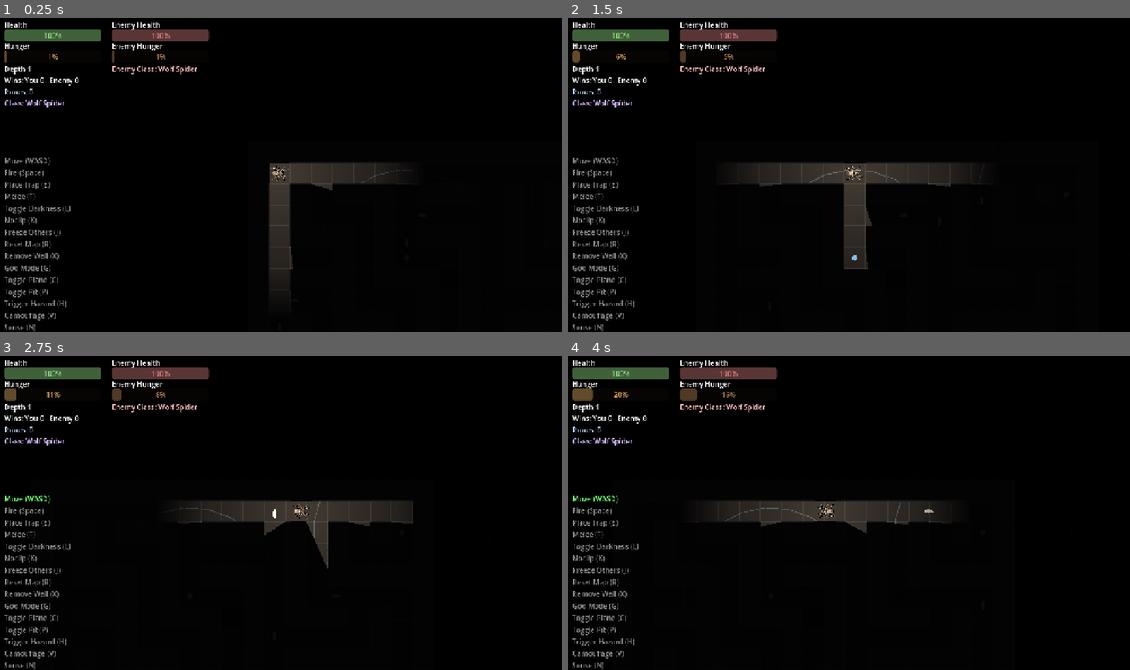
Above: before the commit, frames 1-4 (two rows, left to right).
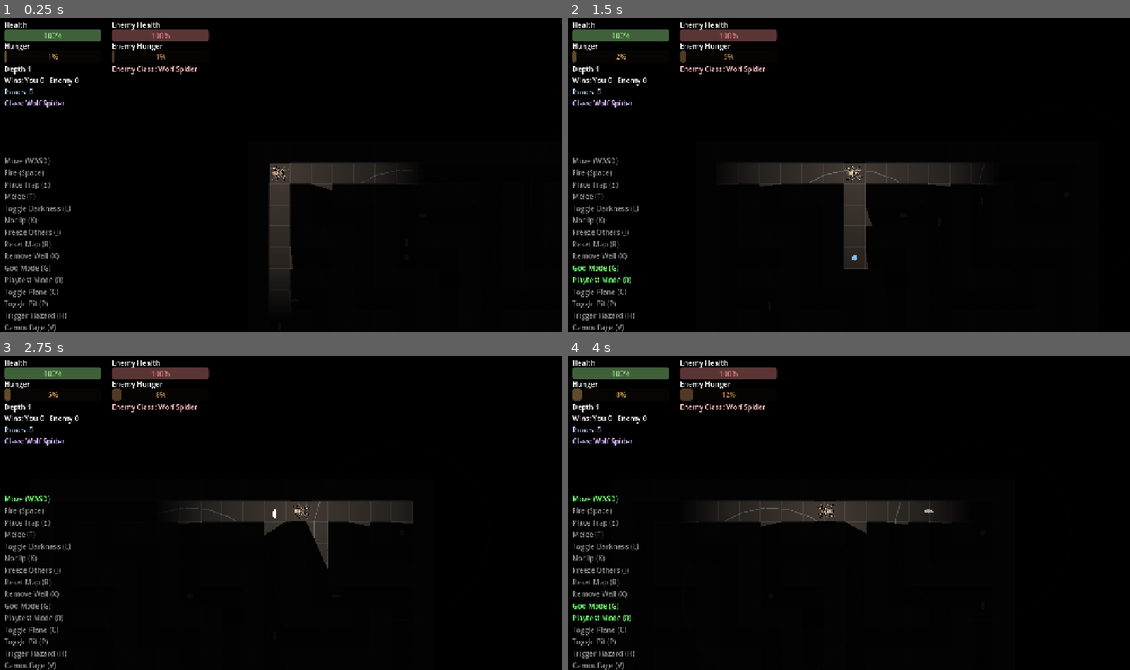
Above: after the commit, the same moments.

Repository: ehix/burrow
Game: Godot game, scene res://world/world.tscn
Same seed, same stepped clock (60 frames per second), same inputs: the game is played once before the commit and once after it.
Inputs (mouse positions are in pixels of both pictures, inside the frame that each line leads up to):
- Up to frame 1 (0.25 s): no input
- Up to frame 2 (1.5 s): tap Enter at 0.5 s; move the mouse to (972, 156) at 0.52 s; hold D (move_right) 0.53-1.25 s; hold 0 (dev_playtest_mode, bound only after the commit) 0.53-1.25 s; tap F (melee) at 0.6 s; click (972, 156) at 0.67 s; drag from (736, 187) to (871, 171) at 1.27 s
- Up to frame 3 (2.75 s): move the mouse to (337, 440) at 2.02 s; hold D (move_right) from 2.03 s (still down); hold 0 (dev_playtest_mode, bound only after the commit) from 2.03 s (still down); tap O (blockade) at 2.1 s
- Up to frame 4 (4 s): release D (move_right) at 2.75 s; release 0 (dev_playtest_mode, bound only after the commit) at 2.75 s; drag from (820, 575) to (961, 594) at 2.77 s; move the mouse to (1017, 560) at 3.52 s; hold A (move_left) from 3.53 s (still down); hold 0 (dev_playtest_mode, bound only after the commit) from 3.53 s (still down); tap V (camouflage) at 3.6 s

The runs differ from the first frame. In frame 1, 0.5% of the frame differs, in the area x 0-12%, y 82-100%; in frame 2, 0.7%; in frame 3, 0.6%; in frame 4, 0.8%, in the area x 0-29%, y 10-100%.

Commit message:
Add Playtest Mode: demobilize the enemy without freezing the rest of the world
A single new dev toggle (key 0) lets a solo feature (e.g. insect/item catch
systems) be tested without dying or being forced into combat: it demobilizes
the enemy's own AI and makes the player invulnerable, while leaving larvae
and hazards live so catch-system testing stays realistic. Enemy defeat and
player death still trigger the normal live depth-advance/permadeath flow.

Co-Authored-By: Claude Sonnet 5 <noreply@anthropic.com>

Diff:
--- a/autoloads/game_state.gd
+++ b/autoloads/game_state.gd
@@ -33,10 +33,26 @@
 ## Dev tool (J): freeze every mover except the player (enemy + larvae stop).
 var freeze_others := false
 
+## Narrower than freeze_others: halts only the enemy's own AI decisions
+## (movement, chasing, attacking, skill use). Larvae and hazards are
+## untouched, so catch-system testing (Playtest Mode, below) sees them
+## behaving exactly as in live play. Set by playtest_mode, below; not bound
+## to its own key.
+var freeze_enemy := false
+
 ## Dev tool (G): freezes the player's health and hunger — no incoming damage,
 ## no starvation drain, no metabolic action cost, no passive hunger growth.
 ## Scoped to the player only (checked via the "player" group), not other spiders.
 var god_mode := false
+
+## Dev tool (0): one-key preset for testing a single feature in isolation —
+## demobilizes the enemy (freeze_enemy) and makes the player invulnerable
+## (god_mode) together, without freezing larvae/hazards like freeze_others
+## does. Enemy defeat / player death still trigger the live depth-advance /
+## permadeath flow as normal; only the enemy's own AI is frozen, not its
+## ability to receive damage. J and G remain independently toggleable on top
+## of this — it's a convenience preset, not a lock.
+var playtest_mode := false
 
 ## Dev tool (Q, in World): which of the four spider classes the player is
 ## currently testing (design §3). Stored as a plain int (SpiderClassData's
--- a/entities/enemy/enemy.gd
+++ b/entities/enemy/enemy.gd
@@ -209,7 +209,7 @@
 func _physics_process(delta: float) -> void:
 	if _dead:
 		return
-	if GameState.freeze_others: # dev freeze toggle (J) halts the enemy
+	if GameState.freeze_others or GameState.freeze_enemy: # dev freeze (J) or playtest mode (0)
 		return
 	if _player == null or not is_instance_valid(_player):
 		_player = get_tree().get_first_node_in_group("player") as Node2D
--- a/project.godot
+++ b/project.godot
@@ -99,6 +99,11 @@
 "events": [Object(InputEventKey,"resource_local_to_scene":false,"resource_name":"","device":-1,"window_id":0,"alt_press …(190 unchanged characters)…
 ]
 }
+dev_playtest_mode={
+"deadzone": 0.5,
+"events": [Object(InputEventKey,"resource_local_to_scene":false,"resource_name":"","device":-1,"window_id":0,"alt_pressed":false,"shift_pressed":false,"ctrl_pressed":false,"meta_pressed":false,"pressed":false,"keycode":0,"physical_keycode":48,"key_label":0,"unicode":0,"location":0,"echo":false,"script":null)
+]
+}
 toggle_plane={
 "deadzone": 0.5,
 "events": [Object(InputEventKey,"resource_local_to_scene":false,"resource_name":"","device":-1,"window_id":0,"alt_press …(190 unchanged characters)…
--- a/tests/test_control_indicators.gd
+++ b/tests/test_control_indicators.gd
@@ -7,6 +7,7 @@
 
 func after_each() -> void:
 	GameState.noclip = false # don't leak into other tests
+	GameState.playtest_mode = false
 
 
 func _make() -> ControlIndicators:
@@ -24,7 +25,7 @@
 
 func test_builds_one_entry_per_tracked_action() -> void:
 	var indicators := _make()
-	assert_eq(indicators._entries.size(), 25 + UpgradeRegistry.ALL.size())
+	assert_eq(indicators._entries.size(), 26 + UpgradeRegistry.ALL.size())
 
 
 func test_held_entry_lights_up_while_its_check_is_true() -> void:
@@ -37,6 +38,20 @@
 	assert_eq(entry.label.modulate, ControlIndicators.ACTIVE_COLOR)
 
 	GameState.noclip = false
+	indicators._process(0.016)
+	assert_eq(entry.label.modulate, ControlIndicators.IDLE_COLOR)
+
+
+func test_playtest_mode_entry_lights_up_while_active() -> void:
+	var indicators := _make()
+	var entry := _entry_for(indicators, "Playtest Mode (0)")
+	assert_not_null(entry)
+
+	GameState.playtest_mode = true
+	indicators._process(0.016)
+	assert_eq(entry.label.modulate, ControlIndicators.ACTIVE_COLOR)
+
+	GameState.playtest_mode = false
 	indicators._process(0.016)
 	assert_eq(entry.label.modulate, ControlIndicators.IDLE_COLOR)
 
--- a/tests/test_enemy_ai.gd
+++ b/tests/test_enemy_ai.gd
@@ -4,6 +4,10 @@
 ## override immediately), and fighting back when fully cornered in FLEE.
 
 const EnemyScene := preload("res://entities/enemy/enemy.tscn")
+
+
+func after_each() -> void:
+	GameState.freeze_enemy = false # don't leak into other tests
 
 
 func _make_enemy() -> Enemy:
@@ -86,3 +90,13 @@
 	enemy.state = Enemy.State.FLEE
 	enemy._do_flee()
 	assert_gt(enemy._melee_left, 0.0, "a cornered enemy fights back instead of idling")
+
+
+# --- Playtest Mode (dev tool 0) --------------------------------------------------
+
+func test_freeze_enemy_halts_physics_process() -> void:
+	var enemy := _make_enemy()
+	GameState.freeze_enemy = true
+	var repath_before := enemy._repath_left
+	enemy._physics_process(1.0)
+	assert_eq(enemy._repath_left, repath_before, "a demobilized enemy takes no physics step")
--- /dev/null
+++ b/tests/test_world_playtest_mode.gd
@@ -0,0 +1,53 @@
+extends GutTest
+## World._toggle_playtest_mode() (dev tool 0): drives freeze_enemy and
+## god_mode together from GameState.playtest_mode, and restores both to false
+## on toggle-off regardless of any independent J/G toggling in between.
+
+const WorldScene := preload("res://world/world.tscn")
+
+
+func _make_world() -> Node:
+	var world = WorldScene.instantiate()
+	add_child_autofree(world)
+	return world
+
+
+func after_each() -> void:
+	GameState.playtest_mode = false
+	GameState.freeze_enemy = false
+	GameState.freeze_others = false
+	GameState.god_mode = false
+
+
+func test_toggle_on_sets_freeze_enemy_and_god_mode() -> void:
+	var world := _make_world()
+	world._toggle_playtest_mode()
+	assert_true(GameState.playtest_mode)
+	assert_true(GameState.freeze_enemy)
+	assert_true(GameState.god_mode)
+
+
+func test_toggle_off_clears_freeze_enemy_and_god_mode() -> void:
+	var world := _make_world()
+	world._toggle_playtest_mode() # on
+	world._toggle_playtest_mode() # off
+	assert_false(GameState.playtest_mode)
+	assert_false(GameState.freeze_enemy)
+	assert_false(GameState.god_mode)
+
+
+func test_toggle_off_clears_flags_even_if_independently_toggled_in_between() -> void:
+	var world := _make_world()
+	world._toggle_playtest_mode() # on: freeze_enemy = god_mode = true
+	GameState.god_mode = false # hand-tuned mid-session via the G key
+	world._toggle_playtest_mode() # off: forces both back to false regardless
+	assert_false(GameState.freeze_enemy)
+	assert_false(GameState.god_mode)
+
+
+func test_playtest_mode_leaves_freeze_others_untouched() -> void:
+	# Larvae/hazards must stay live under Playtest Mode (only the enemy is
+	# demobilized), so the broader freeze_others flag is never touched here.
+	var world := _make_world()
+	world._toggle_playtest_mode()
+	assert_false(GameState.freeze_others)
--- a/ui/control_indicators.gd
+++ b/ui/control_indicators.gd
@@ -3,7 +3,7 @@
 ## Debug overlay: lists every player input action and dev-tool toggle with a
 ## live indicator, so you can visually confirm an input is actually firing.
 ## Held actions (move, fire) and persistent dev state (noclip, freeze, god
-## mode, darkness, pause) stay bright while active; one-shot actions (melee,
+## mode, playtest mode, darkness, pause) stay bright while active; one-shot actions (melee,
 ## place trap, reset map, remove wall) flash briefly the instant they fire.
 
 const ACTIVE_COLOR := Color(0.45, 1.0, 0.45)
@@ -38,6 +38,7 @@
 	_add_one_shot(root, "Reset Map (R)", "dev_reset_map")
 	_add_one_shot(root, "Remove Wall (X)", "dev_remove_wall")
 	_add_held(root, "God Mode (G)", func() -> bool: return GameState.god_mode)
+	_add_held(root, "Playtest Mode (0)", func() -> bool: return GameState.playtest_mode)
 	_add_one_shot(root, "Toggle Plane (C)", "toggle_plane")
 	_add_one_shot(root, "Toggle Pit (P)", "dev_toggle_pit")
 	_add_one_shot(root, "Trigger Hazard (H)", "dev_trigger_hazard")
--- a/world/world.gd
+++ b/world/world.gd
@@ -67,6 +67,8 @@
 		_dev_remove_wall()
 	elif event.is_action_pressed("dev_god_mode"):
 		GameState.god_mode = not GameState.god_mode
+	elif event.is_action_pressed("dev_playtest_mode"):
+		_toggle_playtest_mode()
 	# Dev tool (P): flag/clear a pit on the tile ahead — pits have no natural
 	# map-generation source yet, so this is how to get one to test ceiling
 	# traversal against. (H): force a random eligible hazard now, bypassing
@@ -122,6 +124,16 @@
 	_replace_level()
 
 
+## Dev tool (0): toggles GameState.playtest_mode and drives freeze_enemy/
+## god_mode from it together. Off restores both to false regardless of
+## whether J/G were separately toggled in between — a one-key preset, not a
+## tracked composition of the other two.
+func _toggle_playtest_mode() -> void:
+	GameState.playtest_mode = not GameState.playtest_mode
+	GameState.freeze_enemy = GameState.playtest_mode
+	GameState.god_mode = GameState.playtest_mode
+
+
 ## Pause (Esc): freezes gameplay (everything but this node and the HUD, both
 ## PROCESS_MODE_ALWAYS) and shows a "PAUSED" label.
 func _toggle_pause() -> void:
Not shown, added: tests/test_world_playtest_mode.gd.uid
Not shown, added: docs/superpowers/specs/2026-07-10-playtest-mode-design.md
